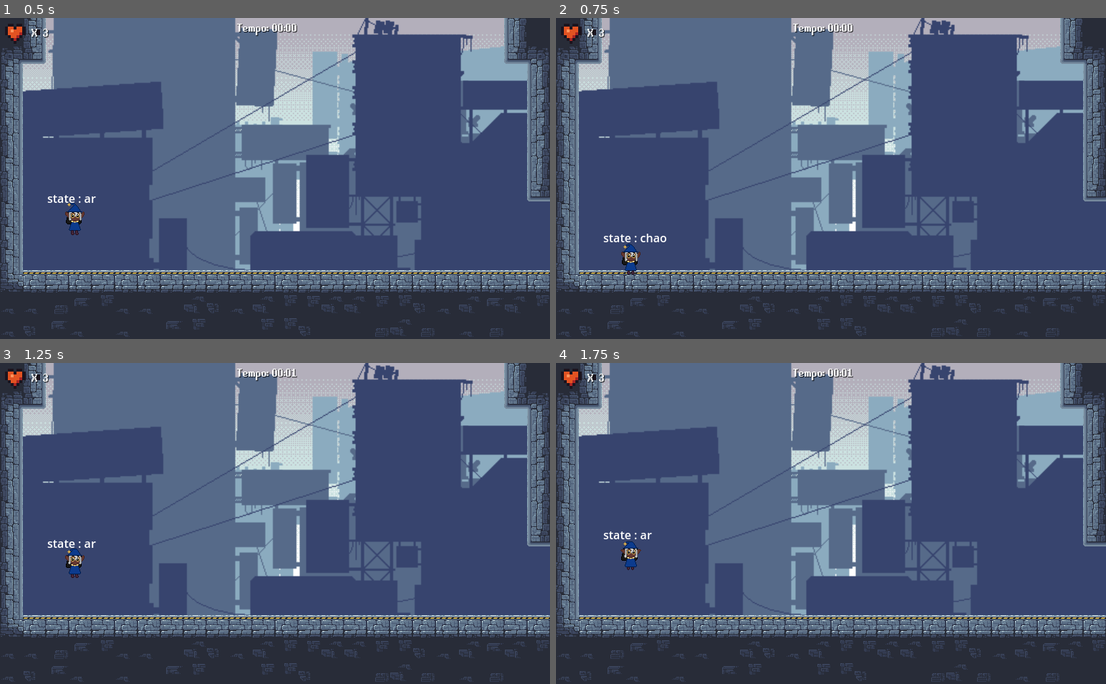
Above: before the commit, frames 1-4 (two rows, left to right).
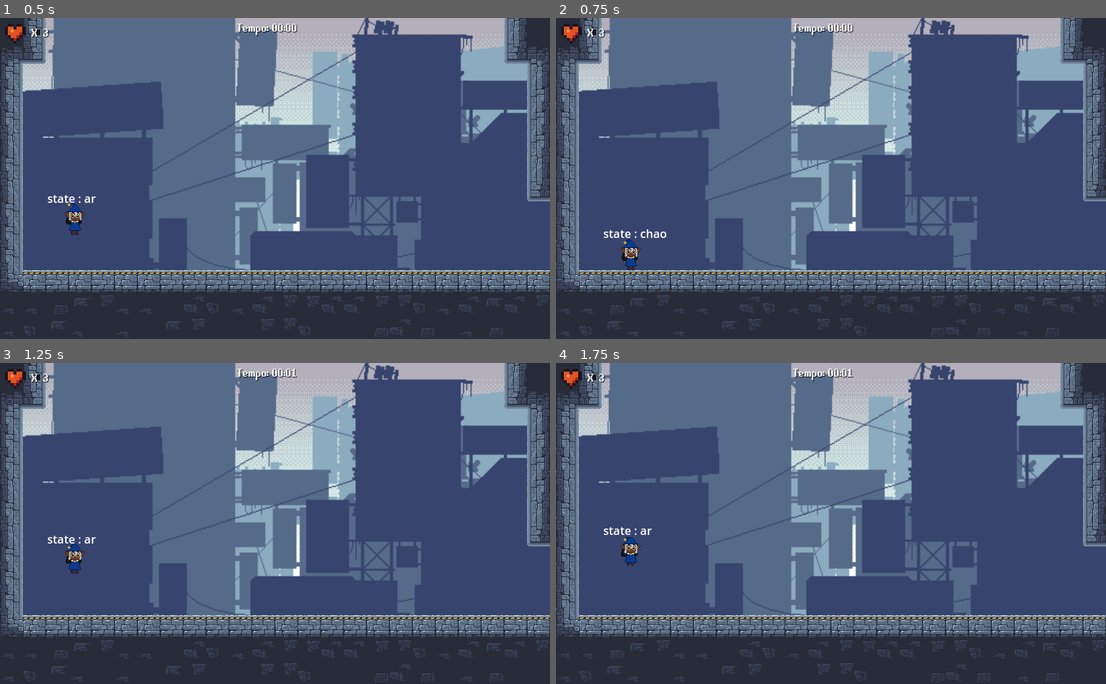
Above: after the commit, the same moments.

Repository: Eduardo-Pyment/Alquimista_dos_Sonhos-A_ultima_semente
Game: Godot game, scene res://Fases/fase_1.tscn
The game is run twice, just before and just after one commit, with the same random seed, the same clock (stepped at 60 frames per second) and the same inputs. This scene is started directly instead of the project's main scene.
Inputs:
- Up to frame 1 (0.5 s): no input
- Up to frame 2 (0.75 s): tap Enter (ui_accept) at 0.5 s; hold Up (ui_up) from 0.53 s (still down)
- Up to frame 3 (1.25 s): keep holding Up (ui_up); tap Enter (ui_accept) at 0.77 s
- Up to frame 4 (1.75 s): keep holding Up (ui_up); tap Enter (ui_accept) at 1.52 s

Frame 1 is identical in both runs. In frame 2, 0.4% of the frame differs, in the area x 8-21%, y 65-80%; in frame 3, 0.4%; in frame 4, 0.4%.

Commit message:
Ajuste na hitbox e animação do player

Diff:
--- a/Assets/Textures/Animation/Player/Player.gd
+++ b/Assets/Textures/Animation/Player/Player.gd
@@ -26,6 +26,13 @@
 	Globais.oxigenio = 0
 	Globais.hidrogenio = 0
 	Globais.agua = 0
+	Globais.cobre = 0
+	Globais.zinco = 0
+	Globais.prata = 0
+	Globais.solido = 0
+	Globais.sodio = 0
+	Globais.cloro = 0
+	Globais.base = 0
 	Gravidade = (2 * PuloAltura / pow(TempoPuloAlturaMax, 2))
 #	particulas.emitting = false  # Desliga as partículas iniciais
 	animation_tree.active = true
--- a/Scenes/player.tscn
+++ b/Scenes/player.tscn
@@ -12,6 +12,12 @@
 [ext_resource type="Script" path="res://Scripts/pousando_state.gd" id="8_obwfg"]
 [ext_resource type="Script" path="res://Scripts/TEMP.gd" id="11_rn3fs"]
 
+[sub_resource type="CanvasItemMaterial" id="CanvasItemMaterial_fhx3o"]
+particles_animation = true
+particles_anim_h_frames = 1
+particles_anim_v_frames = 1
+particles_anim_loop = false
+
 [sub_resource type="Gradient" id="Gradient_jycna"]
 colors = PackedColorArray(1, 1, 1, 1, 1, 1, 1, 0)
 
@@ -21,7 +27,88 @@
 point_count = 3
 
 [sub_resource type="CapsuleShape2D" id="CapsuleShape2D_qwji5"]
-height = 34.0
+height = 42.0
+
+[sub_resource type="Animation" id="Animation_motqc"]
+resource_name = "Pouso"
+length = 0.001
+step = 0.0001
+tracks/0/type = "value"
+tracks/0/imported = false
+tracks/0/enabled = true
+tracks/0/path = NodePath("PlayerSprite2D:texture")
+tracks/0/interp = 1
+tracks/0/loop_wrap = true
+tracks/0/keys = {
+"times": PackedFloat32Array(0),
+"transitions": PackedFloat32Array(1),
+"update": 1,
+"values": [ExtResource("5_lgmqn")]
+}
+tracks/1/type = "value"
+tracks/1/imported = false
+tracks/1/enabled = true
+tracks/1/path = NodePath("PlayerSprite2D:hframes")
+tracks/1/interp = 1
+tracks/1/loop_wrap = true
+tracks/1/keys = {
+"times": PackedFloat32Array(0),
+"transitions": PackedFloat32Array(1),
+"update": 1,
+"values": [8]
+}
+tracks/2/type = "value"
+tracks/2/imported = false
+tracks/2/enabled = true
+tracks/2/path = NodePath("PlayerSprite2D:frame")
+tracks/2/interp = 1
+tracks/2/loop_wrap = true
+tracks/2/keys = {
+"times": PackedFloat32Array(0),
+"transitions": PackedFloat32Array(1),
+"update": 1,
+"values": [0]
+}
+
+[sub_resource type="Animation" id="Animation_xbono"]
+resource_name = "Pulo"
+length = 0.3
+tracks/0/type = "value"
+tracks/0/imported = false
+tracks/0/enabled = true
+tracks/0/path = NodePath("PlayerSprite2D:texture")
+tracks/0/interp = 1
+tracks/0/loop_wrap = true
+tracks/0/keys = {
+"times": PackedFloat32Array(0),
+"transitions": PackedFloat32Array(1),
+"update": 1,
+"values": [ExtResource("2_p76fa")]
+}
+tracks/1/type = "value"
+tracks/1/imported = false
+tracks/1/enabled = true
+tracks/1/path = NodePath("PlayerSprite2D:hframes")
+tracks/1/interp = 1
+tracks/1/loop_wrap = true
+tracks/1/keys = {
+"times": PackedFloat32Array(0),
+"transitions": PackedFloat32Array(1),
+"update": 1,
+"values": [3]
+}
+tracks/2/type = "value"
+tracks/2/imported = false
+tracks/2/enabled = true
+tracks/2/path = NodePath("PlayerSprite2D:frame")
+tracks/2/interp = 1
+tracks/2/loop_wrap = true
+tracks/2/keys = {
+"times": PackedFloat32Array(0, 0.1, 0.2),
+"transitions": PackedFloat32Array(1, 1, 1),
+"update": 1,
+"values": [0, 1, 2]
+}
 
 [sub_resource type="Animation" id="Animation_3pbdd"]
 length = 0.001
@@ -41,6 +128,7 @@
 [sub_resource type="Animation" id="Animation_fskao"]
 resource_name = "correr"
 length = 0.8
+loop_mode = 1
 tracks/0/type = "value"
 tracks/0/imported = false
 tracks/0/enabled = true
@@ -81,6 +169,7 @@
 [sub_resource type="Animation" id="Animation_f63gy"]
 resource_name = "ocioso"
 length = 0.8
+loop_mode = 1
 tracks/0/type = "value"
 tracks/0/imported = false
 tracks/0/enabled = true
@@ -118,87 +207,6 @@
 "values": [0, 1, 2, 3, 4, 5, 6, 7]
 }
 
-[sub_resource type="Animation" id="Animation_xbono"]
-resource_name = "Pulo"
-length = 0.3
-tracks/0/type = "value"
-tracks/0/imported = false
-tracks/0/enabled = true
-tracks/0/path = NodePath("PlayerSprite2D:texture")
-tracks/0/interp = 1
-tracks/0/loop_wrap = true
-tracks/0/keys = {
-"times": PackedFloat32Array(0),
-"transitions": PackedFloat32Array(1),
-"update": 1,
-"values": [ExtResource("2_p76fa")]
-}
-tracks/1/type = "value"
-tracks/1/imported = false
-tracks/1/enabled = true
-tracks/1/path = NodePath("PlayerSprite2D:hframes")
-tracks/1/interp = 1
-tracks/1/loop_wrap = true
-tracks/1/keys = {
-"times": PackedFloat32Array(0),
-"transitions": PackedFloat32Array(1),
-"update": 1,
-"values": [3]
-}
-tracks/2/type = "value"
-tracks/2/imported = false
-tracks/2/enabled = true
-tracks/2/path = NodePath("PlayerSprite2D:frame")
-tracks/2/interp = 1
-tracks/2/loop_wrap = true
-tracks/2/keys = {
-"times": PackedFloat32Array(0, 0.1, 0.2),
-"transitions": PackedFloat32Array(1, 1, 1),
-"update": 1,
-"values": [0, 1, 2]
-}
-
-[sub_resource type="Animation" id="Animation_motqc"]
-resource_name = "Pouso"
-length = 0.001
-step = 0.0001
-tracks/0/type = "value"
-tracks/0/imported = false
-tracks/0/enabled = true
-tracks/0/path = NodePath("PlayerSprite2D:texture")
-tracks/0/interp = 1
-tracks/0/loop_wrap = true
-tracks/0/keys = {
-"times": PackedFloat32Array(0),
-"transitions": PackedFloat32Array(1),
-"update": 1,
-"values": [ExtResource("5_lgmqn")]
-}
-tracks/1/type = "value"
-tracks/1/imported = false
-tracks/1/enabled = true
-tracks/1/path = NodePath("PlayerSprite2D:hframes")
-tracks/1/interp = 1
-tracks/1/loop_wrap = true
-tracks/1/keys = {
-"times": PackedFloat32Array(0),
-"transitions": PackedFloat32Array(1),
-"update": 1,
-"values": [8]
-}
-tracks/2/type = "value"
-tracks/2/imported = false
-tracks/2/enabled = true
-tracks/2/path = NodePath("PlayerSprite2D:frame")
-tracks/2/interp = 1
-tracks/2/loop_wrap = true
-tracks/2/keys = {
-"times": PackedFloat32Array(0),
-"transitions": PackedFloat32Array(1),
-"update": 1,
-"values": [0]
-}
-
 [sub_resource type="AnimationLibrary" id="AnimationLibrary_dxo08"]
 _data = {
 "Pouso": SubResource("Animation_motqc"),
@@ -253,6 +261,7 @@
 states/correr/node = SubResource("AnimationNodeBlendSpace1D_k7msa")
 states/correr/position = Vector2(371.07, 100.681)
 transitions = ["Start", "correr", SubResource("AnimationNodeStateMachineTransition_48l3i"), "correr", "Pulo", SubResour …(200 unchanged characters)…
+graph_offset = Vector2(69.2728, 0)
 
 [node name="Player" type="CharacterBody2D"]
 position = Vector2(347, 220)
@@ -261,7 +270,8 @@
 
 [node name="CPUParticles2D" type="CPUParticles2D" parent="."]
 z_index = 1
-position = Vector2(-0.999939, 21)
+material = SubResource("CanvasItemMaterial_fhx3o")
+position = Vector2(-1, 23)
 rotation = -3.14159
 emitting = false
 amount = 20
@@ -284,17 +294,18 @@
 anim_speed_curve = SubResource("Curve_xtg0w")
 
 [node name="CollisionShape2D" type="CollisionShape2D" parent="."]
+position = Vector2(-1, 2)
 shape = SubResource("CapsuleShape2D_qwji5")
 one_way_collision_margin = 0.0
 debug_color = Color(0, 0.6, 0.701961, 0.419608)
 
 [node name="PlayerSprite2D" type="Sprite2D" parent="."]
 texture_filter = 1
-texture = ExtResource("5_lgmqn")
+texture = ExtResource("3_2smu8")
 hframes = 8
 
 [node name="CayTimer" type="Timer" parent="."]
-wait_time = 0.1
+wait_time = 0.4
 one_shot = true
 
 [node name="AnimationPlayer" type="AnimationPlayer" parent="."]
Not shown: 1 places in Scenes/player.tscn that only renumber resources
